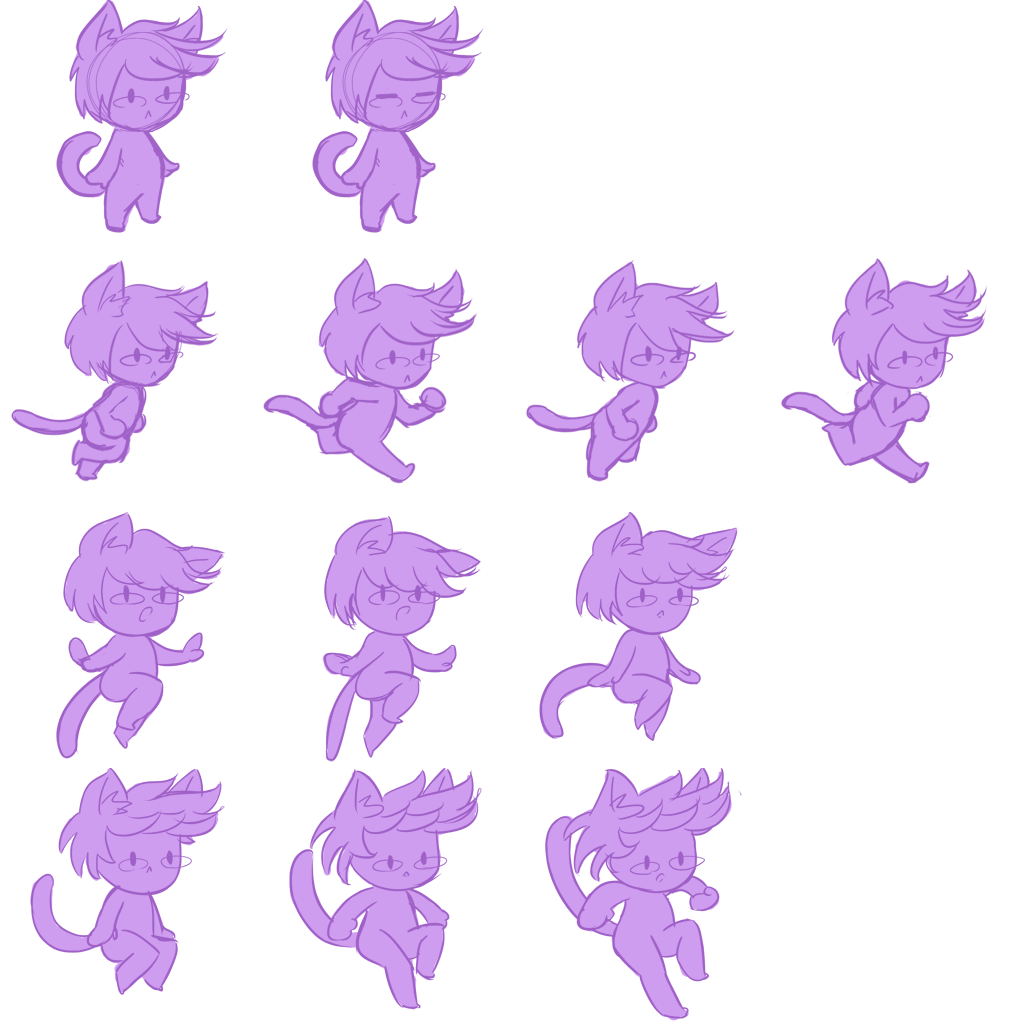
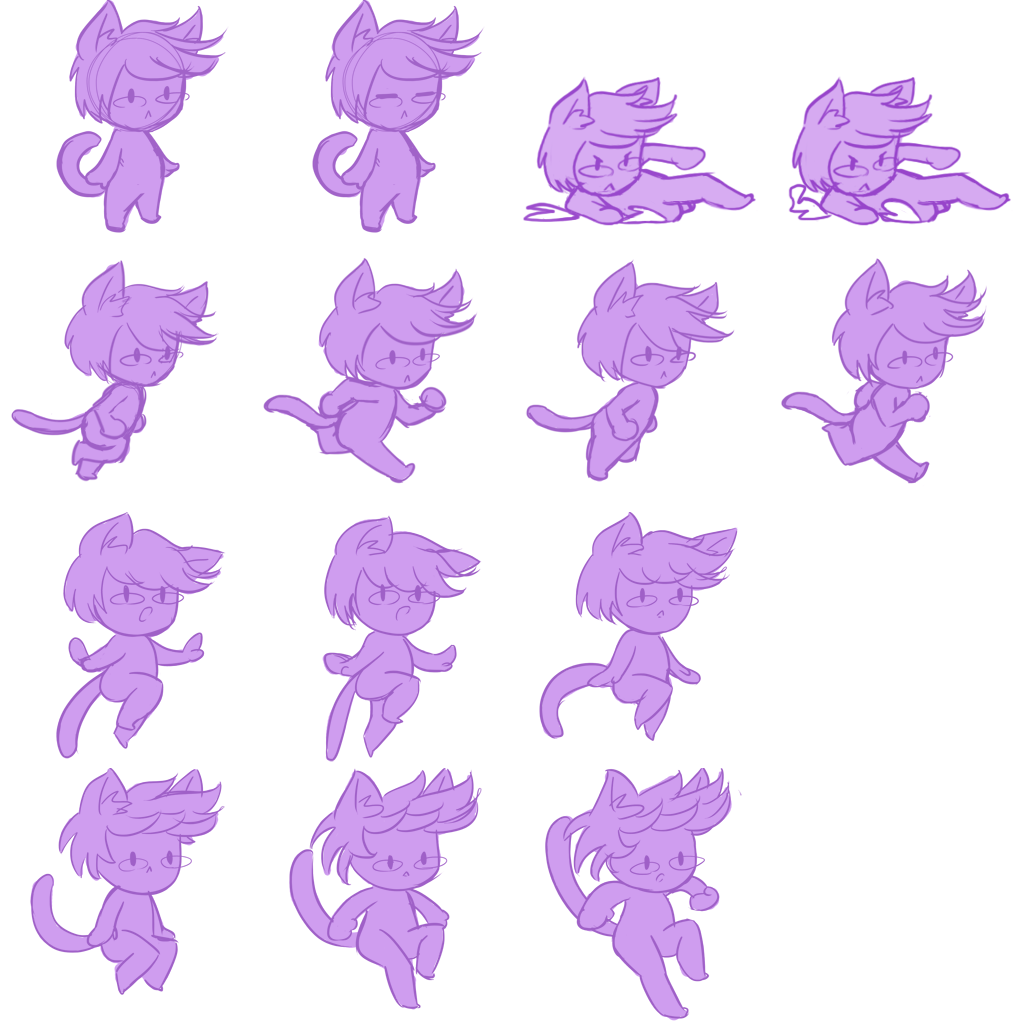
The second w=1024, h=1024 image is a revision of the first. Changes to its layers:
added group "Slide 1" with 2 layers above "Slide 2" over [523, 76, 756, 226]
added layer "Layer 21 copy 2" in group "Slide 1" over [523, 76, 756, 226]
added group "Slide 2" with 2 layers above "Run 4" over [788, 76, 1011, 226]
added layer "Layer 20" in group "Slide 2" over [788, 76, 1011, 226]
